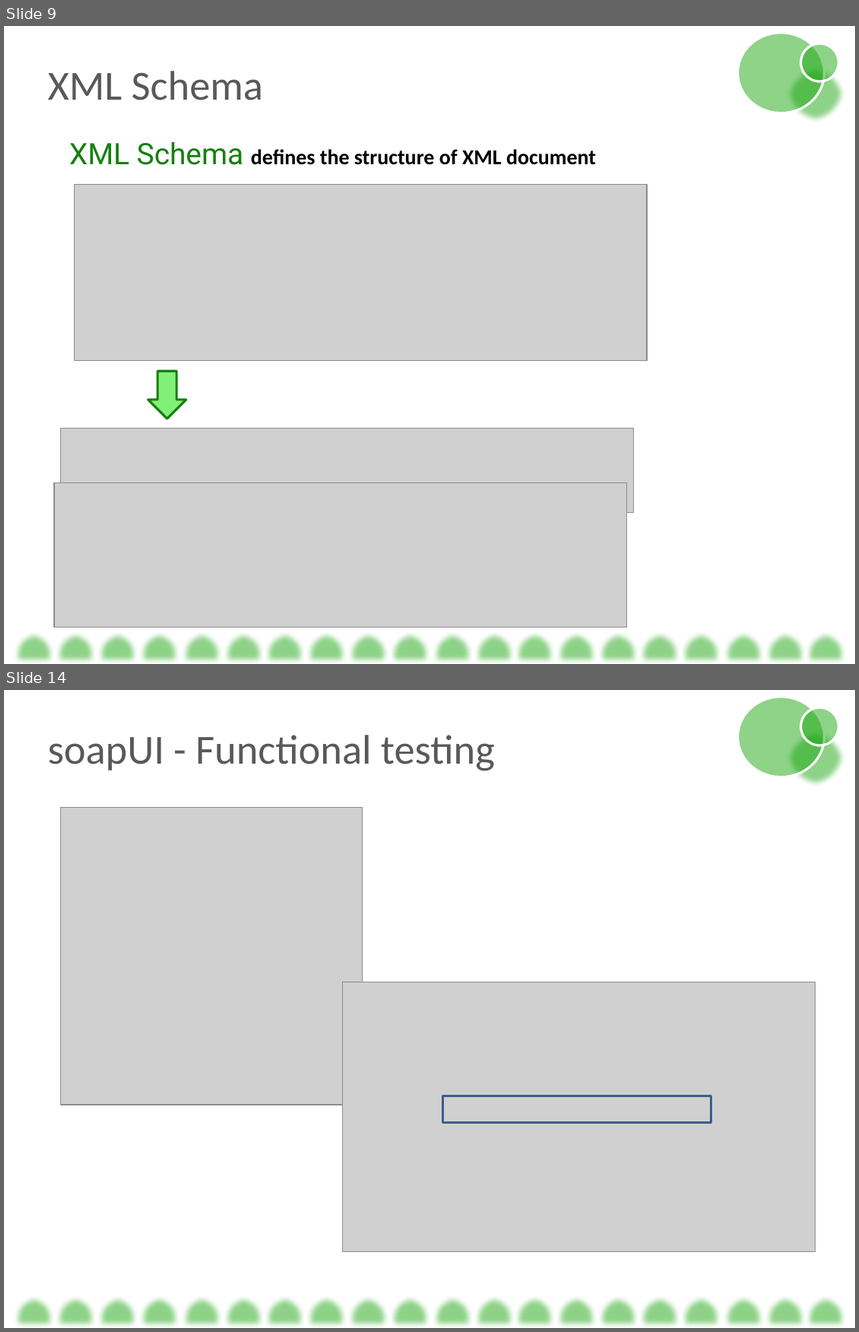
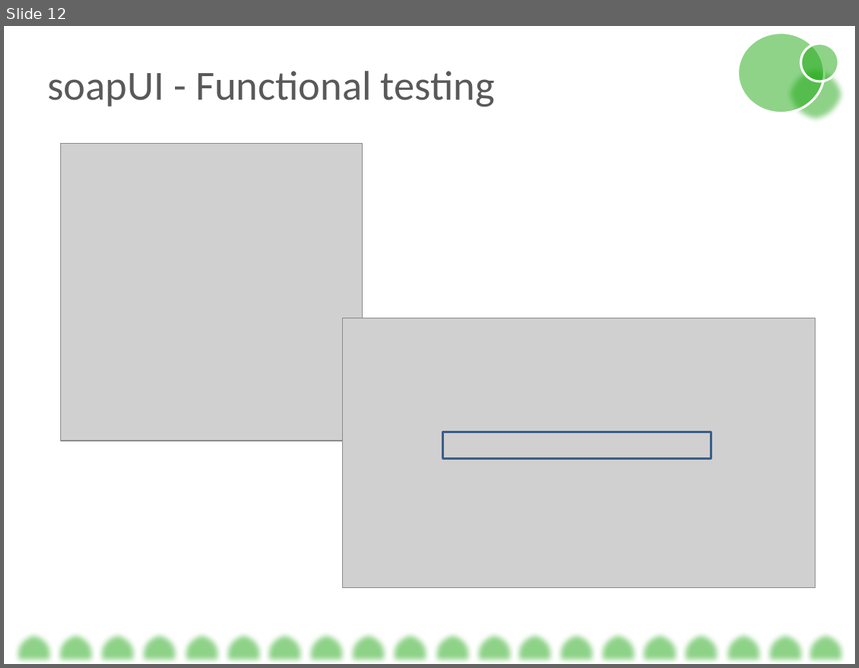
Before and after one commit to BigRacer/swtesting, a slide deck: 8.Web Services/Testing Web Services.pptx. Shown one above the other, each under a label of ours: slides 9 and 14 before the commit, slide 12 after it; the slides between them are not shown. The pictures are 859x1332 and 859x668 pixels, drawn with LibreOffice and Linux fonts; fonts in the diff are those of the drawing; grey boxes stand for pictures. Boxes give left, top, right and bottom in pixels: in the first picture for what was removed or moved away, otherwise in the second. Text is boxed around its words. In the diff, an @@ line names an element or a change of style, - is before the commit and + after.

```diff
--- a/8.Web Services/Testing Web Services.pptx
+++ b/8.Web Services/Testing Web Services.pptx
@@ slide 9 removed at [4,26,855,664], background #FFFFFF @@
@@ ellipse removed at [737,33,825,113] @@
@@ ellipse removed at [800,44,838,82] @@
@@ text removed at [48,71,263,100] @@
-XML Schema
@@ ellipse removed at [785,66,847,124] @@
@@ text removed at [69,142,596,165] @@
-XML Schema defines the structure of XML document
@@ picture removed at [75,184,648,360] @@
@@ down arrow removed at [148,372,186,419] @@
@@ picture removed at [61,429,634,513] @@
@@ picture removed at [54,483,627,628] @@
@@ group removed at [14,631,846,664]: 20 flow chart delays @@
@@ what was slide 14 is now slide 12 @@
```
Also in this commit, not shown: 11 slides changed, 7 slides added, 3 other slides removed, 3 other files.
